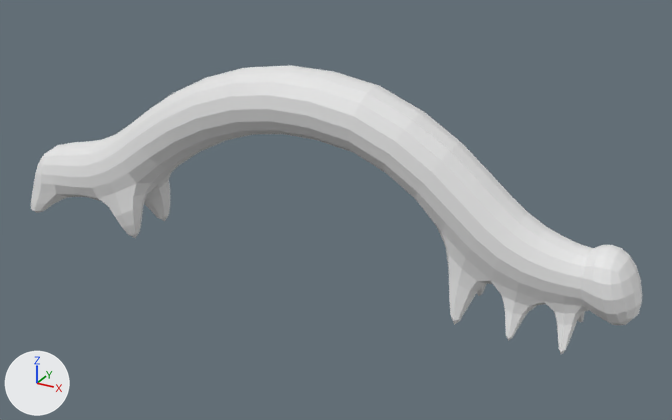
An edit to the FBX model FBX/inchwormCharacterV2.fbx, drawn before and after from the same camera.
Before and after are seen from a 50 mm lens placed at (8.96, -14.66, 8.9), pointed at (0.81, 0.16, 1.49). Lighting does not change. The marker at lower left points along +X, +Y and +Z. Where no turn or scale is listed for an object, it has been applied to the vertices.

Names of what the first picture shows: 'peelar'.
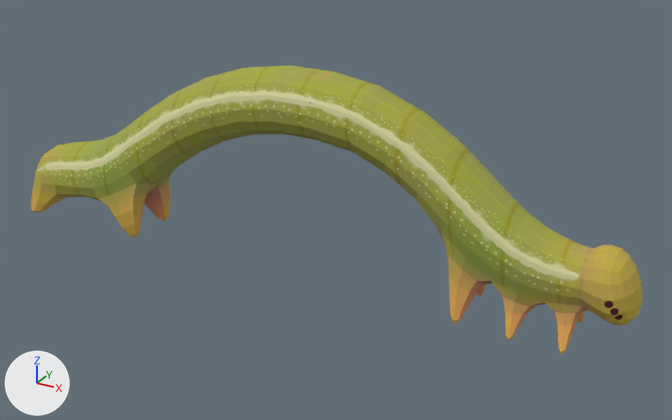
Commit message: peelar material added

What differs and where, as boxes (x1, y1, x2, y2) in the pictures (672 x 420 px):
```json
{"object": "peelar", "change": "recoloured", "before": [31, 65, 642, 355], "after": [31, 65, 642, 355], "on screen": "white to yellow"}
```

The change, as JSON lines over the scene's bpy script:
```json
{"op": "add", "block": "img_defaultmaterial_basecolor_1001_png", "code": ["img_defaultmaterial_basecolor_1001_png = load_image('DefaultMaterial_BaseColor.1001.png', '../textures/inchworm/DefaultMaterial_BaseColor.1001.png', 2048, 2048, 'sRGB')"]}
{"op": "add", "block": "img_defaultmaterial_normal_1001_png", "code": ["img_defaultmaterial_normal_1001_png = load_image('DefaultMaterial_Normal.1001.png', '../textures/inchworm/DefaultMaterial_Normal.1001.png', 2048, 2048, 'Non-Color')"]}
{"op": "add", "block": "img_defaultmaterial_metallic_1001_png", "code": ["img_defaultmaterial_metallic_1001_png = load_image('DefaultMaterial_Metallic.1001.png', '../textures/inchworm/DefaultMaterial_Metallic.1001.png', 2048, 2048, 'Non-Color')"]}
{"op": "add", "block": "img_defaultmaterial_roughness_1001_png", "code": ["img_defaultmaterial_roughness_1001_png = load_image('DefaultMaterial_Roughness.1001.png', '../textures/inchworm/DefaultMaterial_Roughness.1001.png', 2048, 2048, 'Non-Color')"]}
{"op": "add", "block": "mat_peelar", "code": ["mat_peelar = bpy.data.materials.new('Peelar')", "# uses the picture img_defaultmaterial_basecolor_1001_png", "# uses the picture img_defaultmaterial_metallic_1001_png", "# uses the picture img_defaultmaterial_normal_1001_png", "# uses the picture img_defaultmaterial_roughness_1001_png"]}
{"block": "me_cube_003", "where": "me_cube_003.from_pydata(...)  # 714 vertices, 712 faces; spans x -7.08..6.82, y -0.71..0.71, z -3.56..0.68"}
{"op": "add", "block": "me_cube_003", "code": "me_cube_003.materials.append(mat_peelar)"}
```
